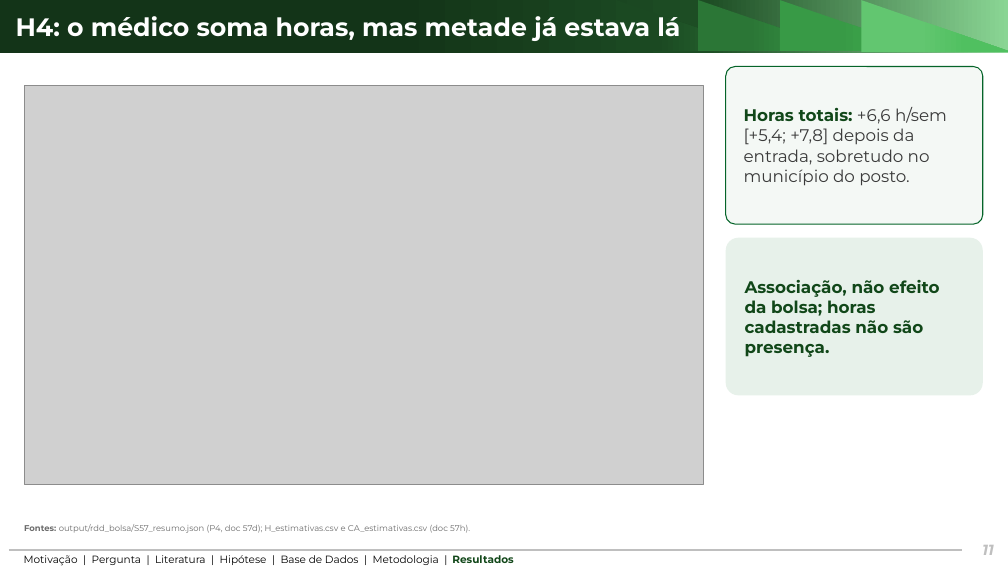
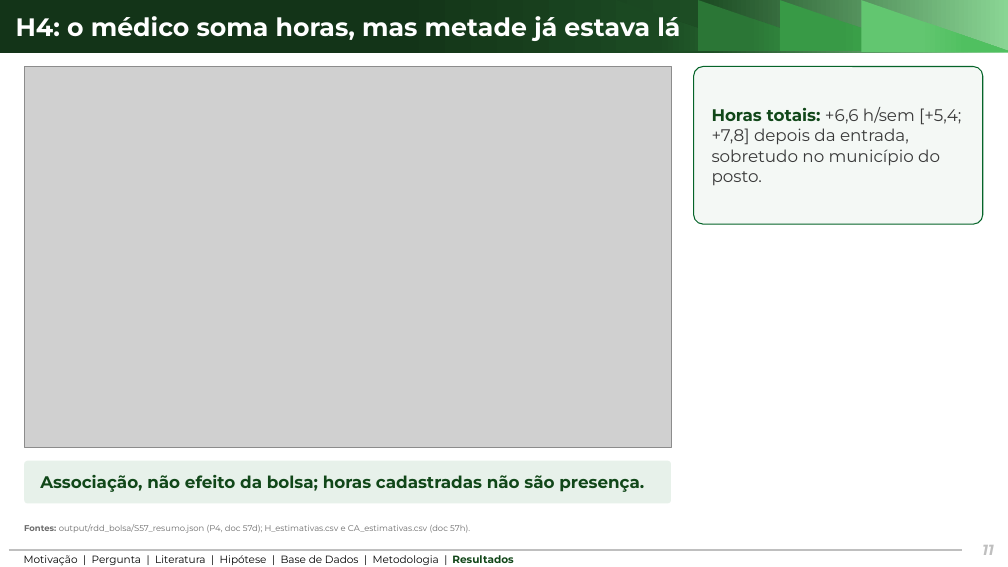
Before and after one commit to ka1victor/impact-eval-health-econ-pmme, a slide deck: slide 11 of output/apresentacao_banca2/deck_banca2_curto.pptx. Drawn at 1008x567 pixels with LibreOffice and Linux fonts; fonts in the diff are those of the drawing; grey boxes stand for pictures; background and template pictures are left out. Boxes give left, top, right and bottom in pixels: in the first picture for what was removed or moved away, otherwise in the second. Text is boxed around its words. In the diff, an @@ line names an element or a change of style, - is before the commit and + after.

```diff
--- a/output/apresentacao_banca2/deck_banca2_curto.pptx
+++ b/output/apresentacao_banca2/deck_banca2_curto.pptx
@@ picture: place and size @@
-picture at box(24, 85, 703, 485)
+picture at box(24, 67, 671, 447)
@@ rounded rectangle "Horas totais: +6,6 h/sem [+5,4; ...": place and size @@
-rounded rectangle "Horas totais: +6,6 h/sem [+5,4; ..." at box(726, 67, 983, 224)
+rounded rectangle "Horas totais: +6,6 h/sem [+5,4; ..." at box(694, 67, 983, 224)
@@ rounded rectangle "Associação, não efeito da bolsa; ...": place and size @@
-rounded rectangle "Associação, não efeito da bolsa; ..." at box(726, 237, 983, 395)
+rounded rectangle "Associação, não efeito da bolsa; ..." at box(24, 461, 671, 504)
```
Also in this commit, not shown: 2 other slides changed, 20 other files.
